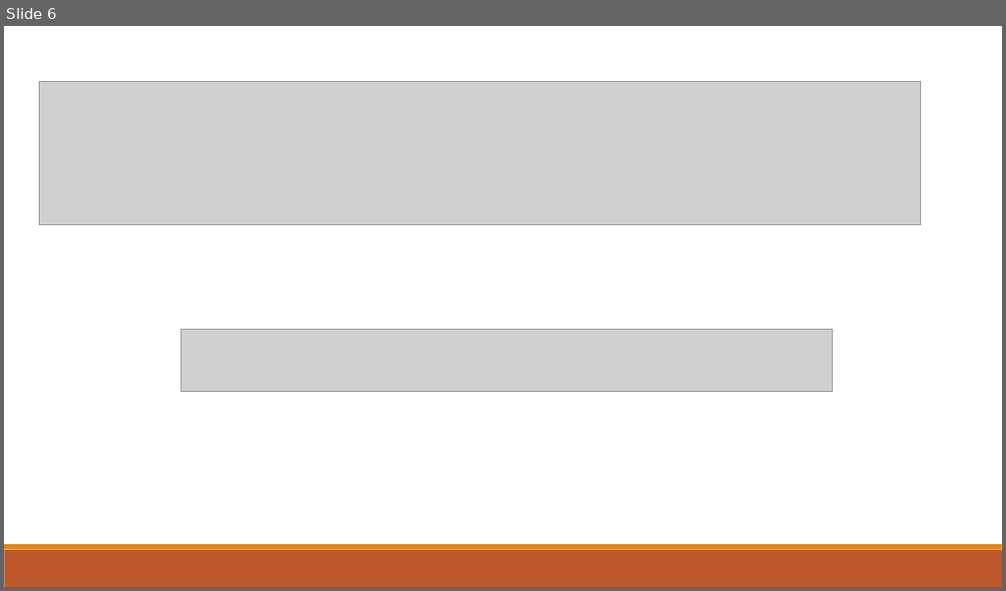
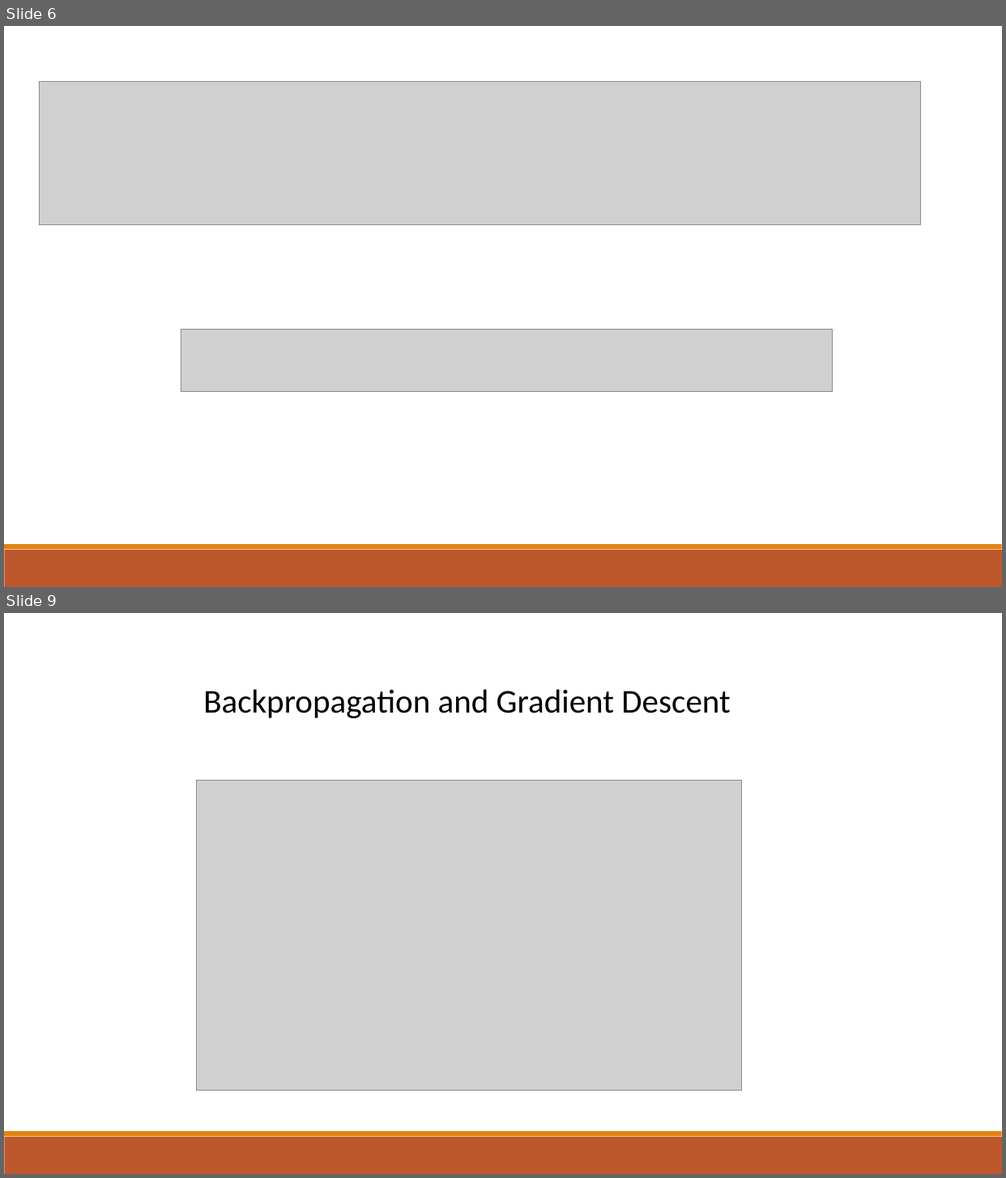
Before and after one commit to mhreid/Neural-Network-Learning, a slide deck: Neural Networks.pptx. Shown one above the other, each under a label of ours: slide 6 before the commit, slides 6 and 9 after it; the slides between them are not shown. The pictures are 1006x591 and 1006x1178 pixels, drawn with LibreOffice and Linux fonts; fonts in the diff are those of the drawing; grey boxes stand for pictures. Boxes give left, top, right and bottom in pixels: in the first picture for what was removed or moved away, otherwise in the second. Text is boxed around its words. In the diff, an @@ line names an element or a change of style, - is before the commit and + after.

```diff
--- a/Neural Networks.pptx
+++ b/Neural Networks.pptx
@@ slide 9 added at (4, 613, 1002, 1174), background #FFFFFF; not listed: 2 template elements that a slide beside it also shows @@
@@ text added at (203, 689, 730, 718), 32 pt, text #000000 @@
+Backpropagation and Gradient Descent
@@ picture added at (197, 781, 742, 1092) @@
```
Also in this commit, not shown: 3 slides changed, 4 other slides added, 3 slides removed, 1 other file.
